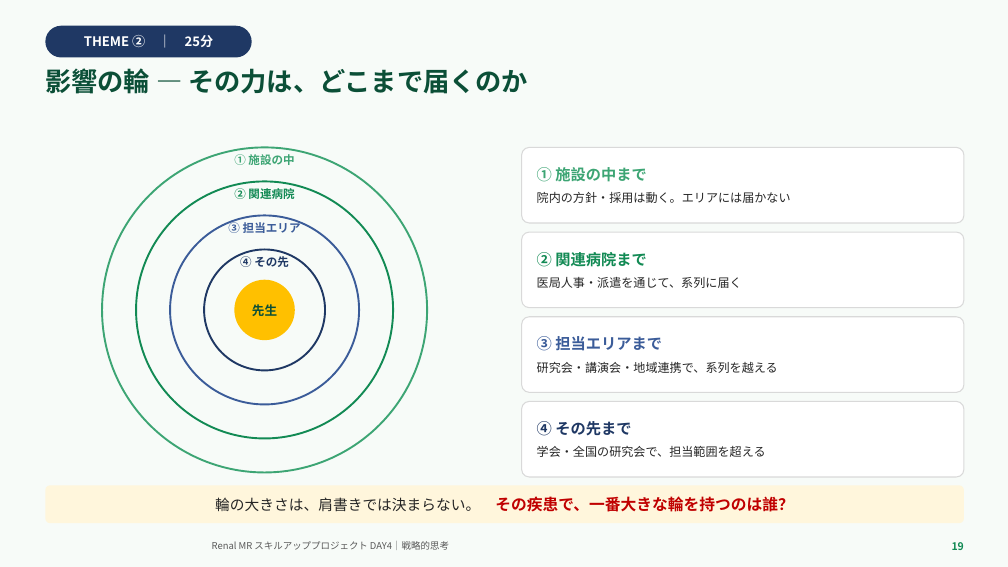
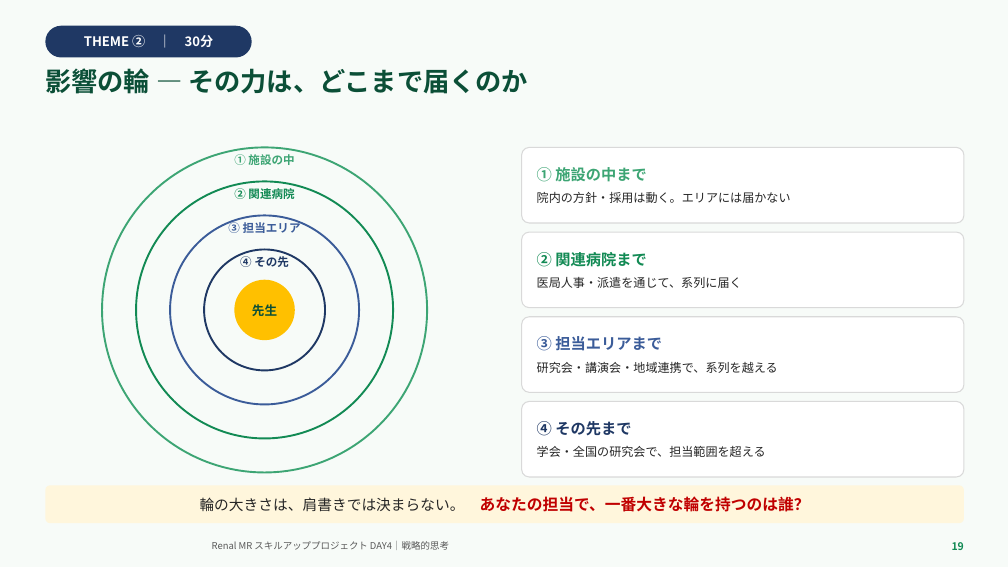
Before and after one commit to TAKUYA-1187/Claude, a slide deck: slide 19 of novartis_training/DAY4_ちょっと分かるだけで世界が変わる.pptx. Drawn at 1008x567 pixels with LibreOffice and Linux fonts; fonts in the diff are those of the drawing; background and template pictures are left out. Boxes give left, top, right and bottom in pixels: in the first picture for what was removed or moved away, otherwise in the second. Text is boxed around its words. In the diff, an @@ line names an element or a change of style, - is before the commit and + after.

```diff
--- a/novartis_training/DAY4_ちょっと分かるだけで世界が変わる.pptx
+++ b/novartis_training/DAY4_ちょっと分かるだけで世界が変わる.pptx
@@ text in rounded rectangle at [84,35,214,47]: text changed @@
-THEME ② ｜ 25分
+THEME ② ｜ 30分
@@ text in rounded rectangle at [200,496,810,512]: text changed @@
-輪の大きさは、肩書きでは決まらない。 その疾患で、一番大きな輪を持つのは誰？
+輪の大きさは、肩書きでは決まらない。 あなたの担当で、一番大きな輪を持つのは誰？
```
Also in this commit, not shown: 21 other slides changed, 2 other files.
